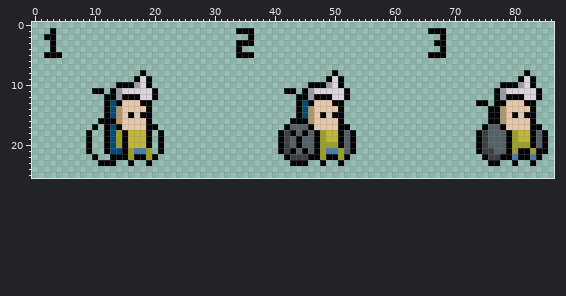
Pixel-art file: assets/sprites/characters/Sensei/Sensei - V2.aseprite. Above is the file before it was changed.
96x32 pixels, 1 frame. Shown: x 0..86, y 0..25.
Now the later version:
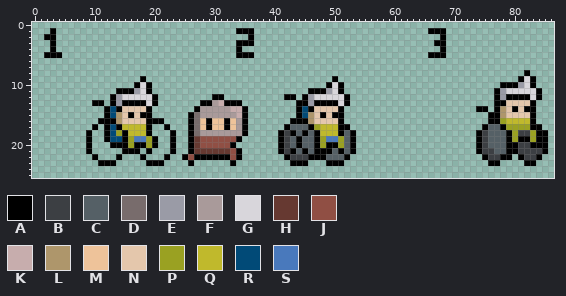
Palette (. is transparent): A #000000  B #3c3f43  C #556066  D #786c6c  E #9a9ba6  F #a99a9a  G #d8d6db  H #663931  J #904f44  K #c7adad  L #ae966b  M #eec39a  N #e4c7ac  P #9aa122  Q #c0b92c  R #014a77  S #4979bc
What changed:
y 8: x 18 A -> .; x 50 A -> .
y 9: x 17..19 AGA -> .A.; x 49..51 AGA -> .A.
y 10: x 14..17 AAAE -> ...A; x 46..49 AAAE -> ...A
y 11: x 10..11 AA -> ..; x 13..17 AEGGG -> .AAAE; x 19..20 GA -> A.; x 42..43 AA -> ..; x 45..49 AEGGG -> .AAAE; x 51..52 GA -> A.
y 12: x 12 A -> .; x 15..17 AAA -> GGG; x 30..31 .. -> AA; x 42..44 ..A -> AA.; x 47..49 AAA -> GGG; x 82 G -> A
y 13: x 10..17 ..ARANNN -> AA.AEAAA; x 19..20 A. -> GA; x 28..34 ....... -> AAFKAAA; x 45..49 RANNN -> AEAAA; x 51..52 A. -> GA; x 74..75 AA -> ..; x 82 A -> N
y 14: x 14 L -> A; x 27..35 ......... -> AFFFFFKKA; x 46 L -> A; x 74..76 ..A -> AA.; x 80 N -> A; x 82 N -> A
y 15: x 26..35 .......... -> ADFFFFFFKA; x 80 A -> N; x 82 A -> N
y 16: x 20..21 .. -> AA; x 26..35 .......... -> ADMAMMAMFA; x 78..82 LNNNN -> PQQQQ
y 17: x 15..18 NNNN -> QQQQ; x 20 A -> .; x 22 . -> A; x 26..35 .......... -> ADMAMMAMFA; x 47..50 NNNN -> PQQQ; x 79..82 NNNN -> PPPP
y 18: x 21 A -> .; x 23 . -> A; x 26..35 .......... -> ADFFFFFFFA; x 48 P -> Q; x 81..84 QQAC -> BBPA
y 19: x 14 P -> R; x 16..21 QQQA.A -> PSSPA.; x 23 . -> A; x 26..34 ......... -> AHJJJJJJA; x 49..51 QQA -> SSP; x 81..84 QQAC -> AAPA
y 20: x 12..14 ARP -> .AA; x 16..21 QQQA.A -> PAAPA.; x 23 . -> A; x 26..33 ........ -> AHJJJJJA; x 49..51 PPA -> AAP; x 80..82 PPP -> ABB; x 84 C -> A
y 21: x 12..14 ARR -> ...; x 16..19 PSSP -> AA.A; x 21 A -> .; x 23 . -> A; x 26..34 ......... -> AHHHHHHJA; x 48..51 PSSP -> AACA; x 80..84 PAAPA -> ABBBB
y 22: x 13 A -> .; x 15..17 APA -> ...; x 19..20 PA -> ..; x 22 . -> A; x 25..34 .......... -> AJAAAAAAJA; x 48..51 PAAP -> ACCC; x 80 S -> .; x 82..83 AS -> BB
y 23: x 16 A -> .; x 20..21 .. -> AA; x 26 . -> A; x 33 . -> A; x 48..50 A.. -> .AA; x 80 A -> .; x 82 . -> A
Pixel boxes of the changes (left, top, right, bottom) in both pictures:
changed: (92, 70, 248, 166)
changed: (284, 70, 350, 166)
changed: (476, 94, 542, 166)
